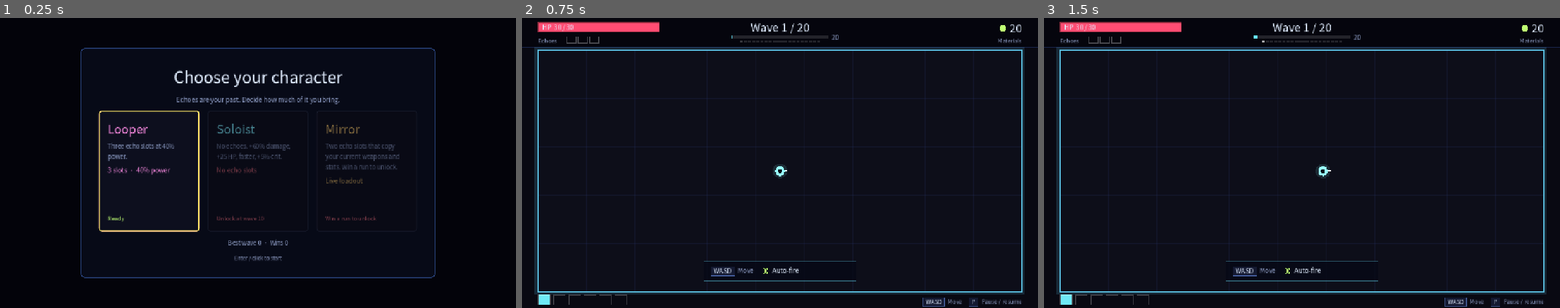
Above: before the commit, frames 1-3 (left to right).
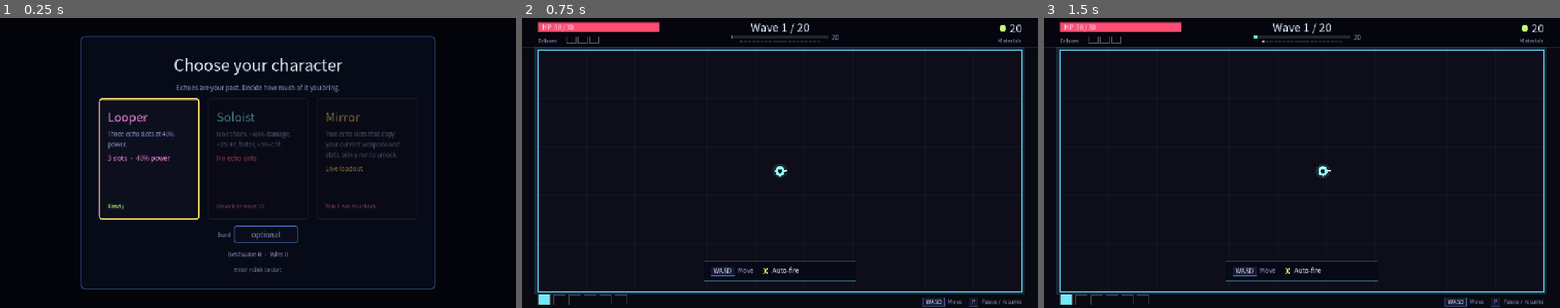
Above: after the commit, the same moments.

Repository: BrickerP/reverb
Game: Godot game, scene res://scenes/main.tscn
Two runs of this game, one before a commit and one after it. Both use one fixed random seed, a clock stepped at 60 frames per second and the inputs below.
Inputs (mouse positions are in pixels of both pictures, inside the frame that each line leads up to; where the layout moved, square brackets give the same spot in the first picture):
- Up to frame 1 (0.25 s): no input
- Up to frame 2 (0.75 s): click (671, 160) [671, 171] at 0.5 s
- Up to frame 3 (1.5 s): tap Enter at 1.25 s; hold D (move_right) from 1.28 s (still down); hold C (character) from 1.28 s (still down)

The runs differ from the first frame. In frame 1, 6.7% of the frame differs, in the area x 15-85%, y 6-94%; in frame 2, nothing differs; in frame 3, nothing differs.

Commit message:
Add seed entry and seed retry for reproducible playtests

Diff:
--- a/scripts/core/controls.gd
+++ b/scripts/core/controls.gd
@@ -9,6 +9,7 @@
 	_bind(&"move_down", [_key(KEY_S), _key(KEY_DOWN), _axis(JOY_AXIS_LEFT_Y, 1.0), _button(JOY_BUTTON_DPAD_DOWN)])
 	_bind(&"pause", [_key(KEY_P), _key(KEY_ESCAPE), _button(JOY_BUTTON_START)])
 	_bind(&"restart", [_key(KEY_R)])
+	_bind(&"retry", [_key(KEY_S)])
 	_bind(&"character", [_key(KEY_C)])
 	_bind(&"mute", [_key(KEY_M)])
 
--- a/scripts/core/loc_en.gd
+++ b/scripts/core/loc_en.gd
@@ -50,6 +50,7 @@
 	"end.lose": "You fell on wave %d",
 	"end.run": "Wave %d / %d  ·  Kills %d",
 	"end.seed": "Seed %d",
+	"end.retry_seed": "Retry seed (S)",
 	"end.best_echo": "Strongest echo",
 	"end.echo_stats": "Wave %d take  ·  DPS %d",
 	"end.no_echo": "No echo survived this run",
@@ -72,6 +73,8 @@
 	"select.ready": "Ready",
 	"select.best": "Best wave %d  ·  Wins %d",
 	"select.hint": "Enter / click to start",
+	"select.seed": "Seed",
+	"select.seed_hint": "optional",
 	"shop.echo_none_slots": "This character has no echo slots.",
 	"shop.live_loadout": "Live: current weapons and stats",
 	"weapon.line": "Damage %s  ·  %.1f/s  ·  Range %d",
--- a/scripts/core/loc_zh.gd
+++ b/scripts/core/loc_zh.gd
@@ -50,6 +50,7 @@
 	"end.lose": "倒在了第 %d 波",
 	"end.run": "第 %d / %d 波  ·  击杀 %d",
 	"end.seed": "种子 %d",
+	"end.retry_seed": "重试种子 (S)",
 	"end.best_echo": "最强回响",
 	"end.echo_stats": "第 %d 波录像  ·  DPS %d",
 	"end.no_echo": "这一局没有留下回响",
@@ -72,6 +73,8 @@
 	"select.ready": "可开始",
 	"select.best": "最佳 %d 波  ·  通关 %d 次",
 	"select.hint": "Enter / 点击开始",
+	"select.seed": "种子",
+	"select.seed_hint": "可选",
 	"shop.echo_none_slots": "这个角色没有回响槽。",
 	"shop.live_loadout": "实时：当前武器与属性",
 	"weapon.line": "伤害 %s  ·  %.1f/秒  ·  射程 %d",
--- a/scripts/game/main.gd
+++ b/scripts/game/main.gd
@@ -41,6 +41,7 @@
 	shop_ui.start_requested.connect(_on_start_requested)
 	end_ui.restart_requested.connect(new_run)
 	end_ui.character_requested.connect(show_select)
+	end_ui.seed_retry_requested.connect(_retry_seed)
 	character_select.character_chosen.connect(choose_character)
 	var save := OS.get_environment("REVERB_SAVE")
 	meta = Meta.new(save if save != "" else Meta.DEFAULT_PATH)
@@ -74,11 +75,18 @@
 	_phase = sim.phase
 
 
-func choose_character(id: StringName) -> void:
+func choose_character(id: StringName, seed_value: int = -1) -> void:
 	if meta != null and not meta.is_unlocked(id):
 		return
 	character_id = id
-	new_run(-1, id)
+	var chosen := seed_value
+	if chosen < 0 and character_select != null:
+		chosen = character_select.chosen_seed()
+	new_run(chosen, id)
+
+
+func _retry_seed(seed_value: int) -> void:
+	new_run(seed_value, character_id)
 
 
 func show_select() -> void:
@@ -122,6 +130,8 @@
 		toggle_pause()
 	elif event.is_action_pressed(&"restart") and end_ui.visible:
 		new_run()
+	elif event.is_action_pressed(&"retry") and end_ui.visible and sim != null:
+		_retry_seed(sim.run_seed)
 	elif event.is_action_pressed(&"character") and end_ui.visible:
 		show_select()
 	elif event.is_action_pressed(&"mute"):
--- a/scripts/ui/character_select.gd
+++ b/scripts/ui/character_select.gd
@@ -6,6 +6,7 @@
 var _cards_box: HBoxContainer
 var _summary: Label
 var _cards: Array[Button] = []
+var seed_edit: LineEdit
 
 
 func _ready() -> void:
@@ -36,6 +37,17 @@
 	_cards_box.add_theme_constant_override("separation", 20)
 	_cards_box.alignment = BoxContainer.ALIGNMENT_CENTER
 	box.add_child(_cards_box)
+	var seed_row := HBoxContainer.new()
+	seed_row.add_theme_constant_override("separation", 8)
+	seed_row.alignment = BoxContainer.ALIGNMENT_CENTER
+	seed_row.add_child(UiTheme.label(Loc.t("select.seed"), 14, UiTheme.DIM))
+	seed_edit = LineEdit.new()
+	seed_edit.placeholder_text = Loc.t("select.seed_hint")
+	seed_edit.custom_minimum_size = Vector2(160.0, 32.0)
+	seed_edit.alignment = HORIZONTAL_ALIGNMENT_CENTER
+	seed_edit.max_length = 12
+	seed_row.add_child(seed_edit)
+	box.add_child(seed_row)
 	_summary = UiTheme.label("", 15, UiTheme.DIM, HORIZONTAL_ALIGNMENT_CENTER)
 	box.add_child(_summary)
 	box.add_child(UiTheme.label(Loc.t("select.hint"), 13, UiTheme.DIM, HORIZONTAL_ALIGNMENT_CENTER))
@@ -53,6 +65,11 @@
 		if not card.disabled:
 			card.grab_focus()
 			break
+
+
+func chosen_seed() -> int:
+	var text := seed_edit.text.strip_edges()
+	return int(text) if text.is_valid_int() else -1
 
 
 func _make_card(def: CharacterDef, meta: Meta) -> Button:
--- a/scripts/ui/end_ui.gd
+++ b/scripts/ui/end_ui.gd
@@ -3,9 +3,11 @@
 
 signal restart_requested
 signal character_requested
+signal seed_retry_requested(seed_value: int)
 
 var restart_button: Button
 var character_button: Button
+var retry_button: Button
 var best_take: EchoTake
 
 var _title: Label
@@ -16,6 +18,7 @@
 var _best_preview: PathPreview
 var _best_label: Label
 var _no_echo: Label
+var _seed_value: int = 0
 
 
 func _ready() -> void:
@@ -45,8 +48,16 @@
 	_stats = UiTheme.label("", 20, UiTheme.DIM, HORIZONTAL_ALIGNMENT_CENTER)
 	box.add_child(_title)
 	box.add_child(_stats)
-	_seed = UiTheme.label("", 12, UiTheme.DIM, HORIZONTAL_ALIGNMENT_CENTER)
-	box.add_child(_seed)
+	var seed_row := HBoxContainer.new()
+	seed_row.add_theme_constant_override("separation", 10)
+	seed_row.alignment = BoxContainer.ALIGNMENT_CENTER
+	_seed = UiTheme.label("", 12, UiTheme.DIM)
+	seed_row.add_child(_seed)
+	retry_button = Button.new()
+	retry_button.custom_minimum_size = Vector2(150.0, 28.0)
+	retry_button.pressed.connect(_on_retry_seed)
+	seed_row.add_child(retry_button)
+	box.add_child(seed_row)
 	_unlock = UiTheme.label("", 15, UiTheme.COIN, HORIZONTAL_ALIGNMENT_CENTER)
 	box.add_child(_unlock)
 	_best_row = HBoxContainer.new()
@@ -83,6 +94,7 @@
 	_title.text = Loc.t("end.win", [WaveDirector.FINAL_WAVE]) if won else Loc.t("end.lose", [sim.wave])
 	_title.add_theme_color_override("font_color", UiTheme.COIN if won else UiTheme.WARN)
 	_stats.text = Loc.t("end.run", [sim.wave, WaveDirector.FINAL_WAVE, sim.kills])
+	_seed_value = sim.run_seed
 	_seed.text = Loc.t("end.seed", [sim.run_seed])
 	_unlock.text = unlocked_text
 	_unlock.visible = unlocked_text != ""
@@ -97,8 +109,13 @@
 		_best_preview.setup(best_take, true)
 	restart_button.text = Loc.t("end.restart")
 	character_button.text = Loc.t("end.change")
+	retry_button.text = Loc.t("end.retry_seed")
 	visible = true
 	restart_button.grab_focus()
+
+
+func _on_retry_seed() -> void:
+	seed_retry_requested.emit(_seed_value)
 
 
 func _on_restart() -> void:
--- a/scripts/ui/ui_theme.gd
+++ b/scripts/ui/ui_theme.gd
@@ -80,4 +80,10 @@
 	th.set_color("font_disabled_color", "Button", Color(0.42, 0.45, 0.58))
 	th.set_color("font_color", "Label", INK)
 	th.set_stylebox("panel", "PanelContainer", box(Color(0.035, 0.04, 0.09, 0.94), Color(0.2, 0.3, 0.6, 0.8), 2, 8))
+	th.set_stylebox("normal", "LineEdit", box(Color(0.04, 0.05, 0.1), Color(0.25, 0.4, 0.7)))
+	th.set_stylebox("focus", "LineEdit", box(Color(0.04, 0.05, 0.1), ACCENT, 2))
+	th.set_color("font_color", "LineEdit", INK)
+	th.set_color("font_placeholder_color", "LineEdit", DIM)
+	th.set_color("caret_color", "LineEdit", ACCENT)
+	th.set_color("selection_color", "LineEdit", Color(ACCENT, 0.3))
 	return th
--- a/tests/test_ui.gd
+++ b/tests/test_ui.gd
@@ -139,6 +139,10 @@
 	ui.character_requested.connect(func() -> void: changes[0] += 1)
 	ui.character_button.pressed.emit()
 	c.eq(changes[0], 1, "character change requested")
+	var retried := [-1]
+	ui.seed_retry_requested.connect(func(seed_value: int) -> void: retried[0] = seed_value)
+	ui.retry_button.pressed.emit()
+	c.eq(retried[0], s.run_seed, "seed retry carries the run seed")
 	s.phase = Sim.Phase.WON
 	ui.show_result(s)
 	c.ok(ui.visible, "also shown on a win")
@@ -401,9 +405,11 @@
 	_root().add_child(main)
 	c.ok(main.character_select.visible, "boot shows character select")
 	c.eq(main.sim, null, "no run starts before a choice")
+	main.character_select.seed_edit.text = "12345"
 	main.choose_character(&"looper")
 	c.ok(not main.character_select.visible, "choice hides the select")
 	c.ok(main.sim != null, "the run starts")
+	c.eq(main.sim.run_seed, 12345, "the seed field is honored")
 	c.eq(main.sim.echo_capacity(), 3, "the chosen character is applied")
 	main.end_ui.character_requested.emit()
 	c.ok(main.character_select.visible, "the end screen can return to select")
Binary file changed: docs/end.png
Binary file changed: docs/select.png
Binary file changed: docs/shop.png
Binary file changed: docs/wave.png
Not shown, changed: README.md
